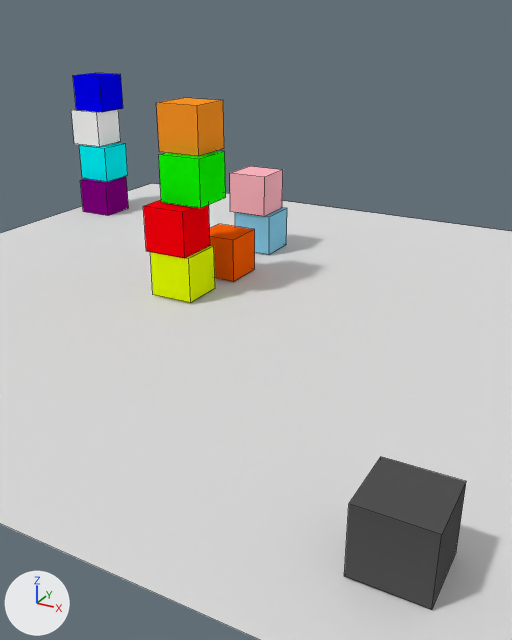
The Blender file NLP_project/blocks_world.blend, before and after one commit.
The view is the same before and after, from a 50 mm camera at (7.72, -12.74, 5.86) aimed at (1.2, -0.88, -0.07). The axes (+X, +Y, +Z) are drawn at lower left. The lights are the same throughout. Mesh edges are drawn as thin lines.

The first picture shows 'black_cube', 'blue_cube', 'brown_cube', 'cyan_cube', 'gray_cube', 'green_cube', 'orange_cube', 'pink_cube', 'plane', 'purple_cube', 'red_cube', 'skyblue_cube', 'yellow_cube'.
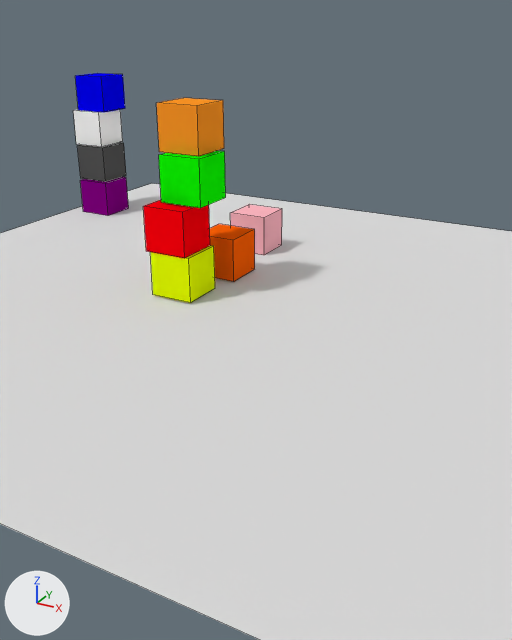
Pixel boxes (x1, y1, x2, y2) of what changed, in the pictures (512 x 640 px):
'black_cube', moved: before (344, 457, 466, 609); after (77, 143, 126, 182)
'pink_cube', moved: before (230, 166, 283, 216); after (230, 204, 282, 255)
'blue_cube', moved: before (73, 73, 123, 112); after (75, 73, 125, 112)
'gray_cube', moved: before (71, 109, 121, 147); after (73, 110, 123, 147)
'cyan_cube', deleted (cyan): before (79, 143, 128, 182)
'skyblue_cube', deleted (cyan): before (235, 208, 287, 255)

What changed in the scene script:
```text
Change ob_pink_cube:
    ob_pink_cube.location: (-1.05, 3.23, 1.54) -> (-1.05, 3.23, 0.5)
Remove ob_skyblue_cube:
    ob_skyblue_cube = bpy.data.objects.new('skyblue_cube', me_cube_010)
    ob_skyblue_cube.location = (-0.92, 3.27, 0.53)
    ob_skyblue_cube.scale = (0.5, 0.5, 0.5)
Change ob_gray_cube:
    ob_gray_cube.location: (-7.42, 4.58, 2.53) -> (-7.34, 4.58, 2.53)
Change ob_blue_cube:
    ob_blue_cube.location: (-7.32, 4.69, 3.54) -> (-7.24, 4.69, 3.54)
Remove ob_cyan_cube:
    ob_cyan_cube = bpy.data.objects.new('cyan_cube', me_cube_006)
    ob_cyan_cube.location = (-7.19, 4.52, 1.51)
    ob_cyan_cube.scale = (0.5, 0.5, 0.5)
Change ob_black_cube:
    ob_black_cube.location: (6.12, -6.38, 0.53) -> (-7.17, 4.42, 1.53)
```
